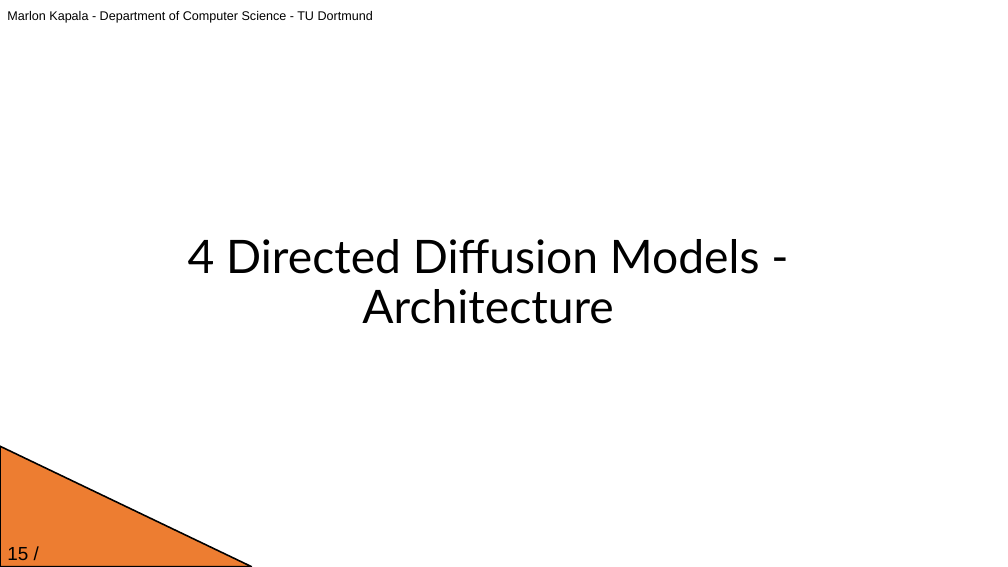
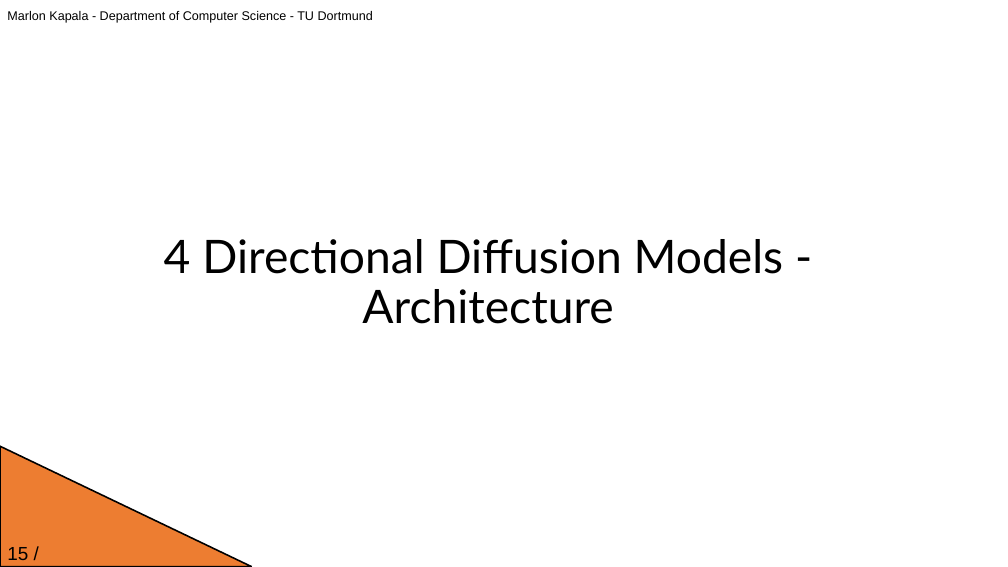
Before and after one commit to JavaLangMarlon/ddm-proseminar-tu-dortmund, a slide deck: slide 15 of presentation.pptx. Drawn at 1008x567 pixels with LibreOffice and Linux fonts; fonts in the diff are those of the drawing; background and template pictures are left out. Boxes give left, top, right and bottom in pixels: in the first picture for what was removed or moved away, otherwise in the second. Text is boxed around its words. In the diff, an @@ line names an element or a change of style, - is before the commit and + after.

```diff
--- a/presentation.pptx
+++ b/presentation.pptx
@@ text at bbox=[164, 239, 784, 324]: text changed @@
-4 Directed Diffusion Models - Architecture
+4 Directional Diffusion Models - Architecture
```
Also in this commit, not shown: 23 other slides changed, 1 slide added, 1 other file.
